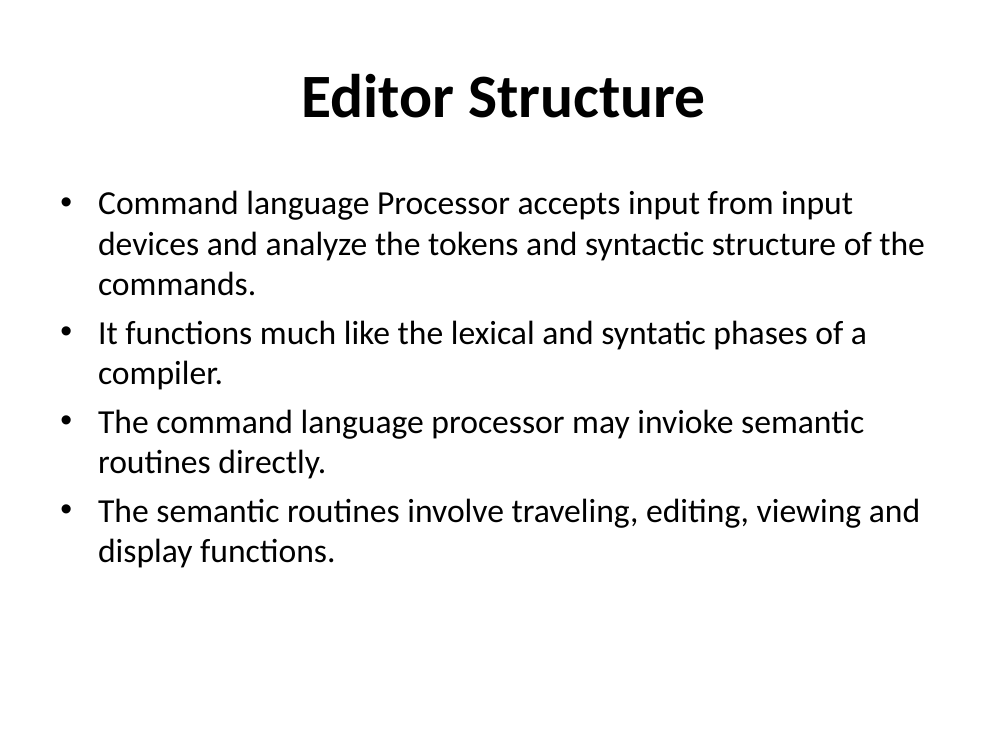
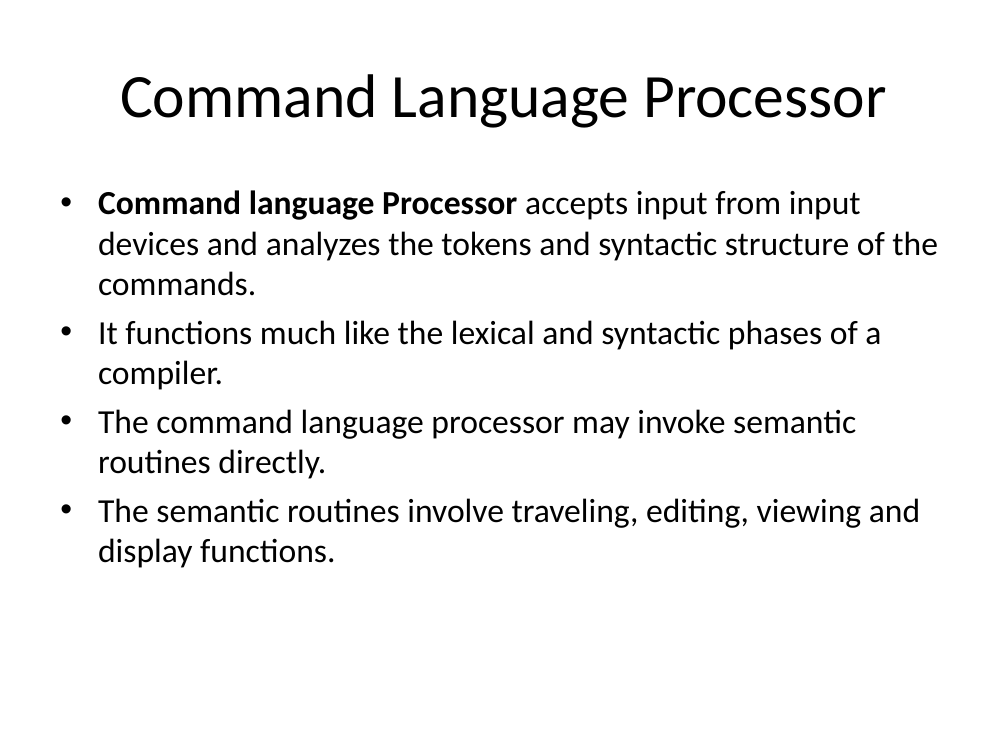
Before and after one commit to kazimsayed954/S5, a slide deck: slide 14 of 02. System Software/Sir's PPTs/6. Editors and Debuggers.ppt (slide 13 before the commit). Drawn at 1008x756 pixels with LibreOffice and Linux fonts; fonts in the diff are those of the drawing. Boxes give left, top, right and bottom in pixels: in the first picture for what was removed or moved away, otherwise in the second. Text is boxed around its words. In the diff, an @@ line names an element or a change of style, - is before the commit and + after.

```diff
--- a/02. System Software/Sir's PPTs/6. Editors and Debuggers.ppt
+++ b/02. System Software/Sir's PPTs/6. Editors and Debuggers.ppt
@@ title at [120,74,886,128]: text changed; bold off @@
-Editor Structure
+Command Language Processor
@@ text at [98,190,938,479]: text changed @@
-• Command language Processor accepts input from input devices and analyze the tokens and syntactic structure of the commands.
-• It functions much like the lexical and syntatic phases of a compiler.
-• The command language processor may invioke semantic routines directly.
+• Command language Processor accepts input from input devices and analyzes the tokens and syntactic structure of the commands.
+• It functions much like the lexical and syntactic phases of a compiler.
+• The command language processor may invoke semantic routines directly.
```
Also in this commit, not shown: 46 other slides changed, 3 slides added, 1 other file.
